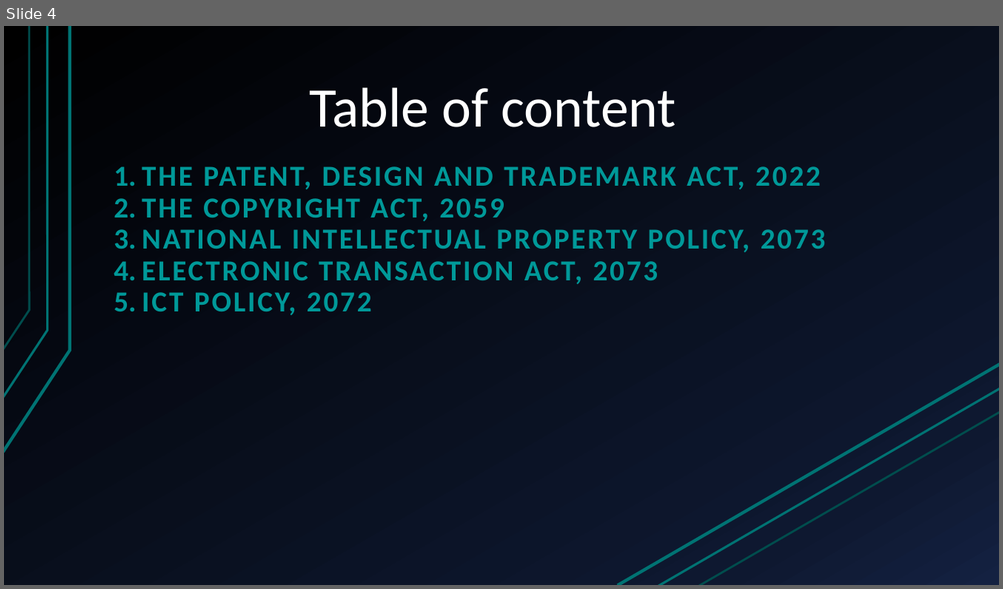
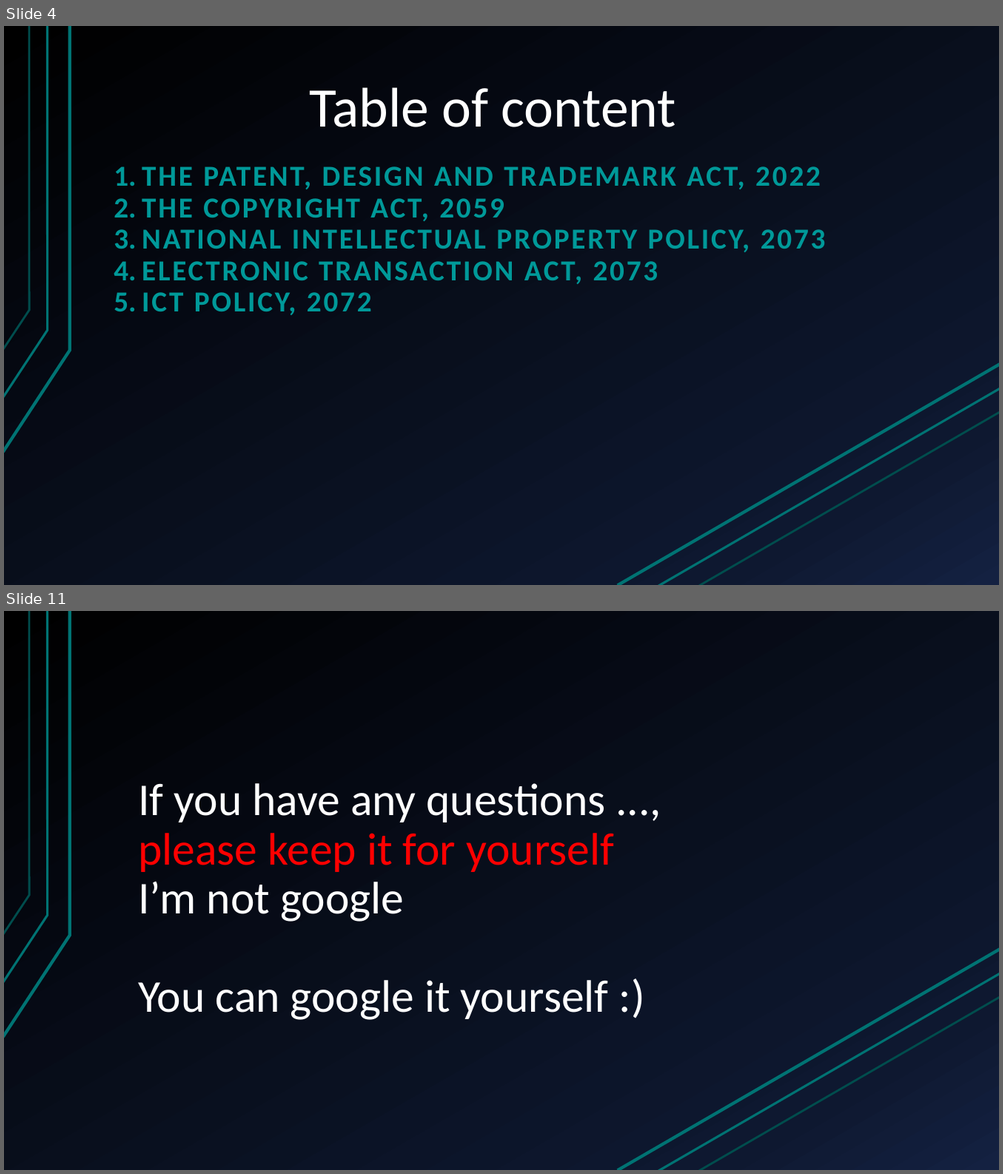
Before and after one commit to pranavkattel/comp-website, a slide deck: presentation.pptx. Shown one above the other, each under a label of ours: slide 4 before the commit, slides 4 and 11 after it; the slides between them are not shown. The pictures are 1003x589 and 1003x1174 pixels, drawn with LibreOffice and Linux fonts; fonts in the diff are those of the drawing. Boxes give left, top, right and bottom in pixels: in the first picture for what was removed or moved away, otherwise in the second. Text is boxed around its words. In the diff, an @@ line names an element or a change of style, - is before the commit and + after.

```diff
--- a/presentation.pptx
+++ b/presentation.pptx
@@ slide 11 added at (x1=4, y1=611, x2=999, y2=1170), background gradient #000000 to #0F1931 to #142242; not listed: 6 template elements that a slide beside it also shows @@
@@ title added at (x1=138, y1=783, x2=614, y2=1020), 44 pt, text #FFFFFF @@
+If you have any questions ...,
+please keep it for yourself
+I’m not google
+You can google it yourself :)
```
Also in this commit, not shown: 5 slides changed, 3 other slides added, 3 slides removed.
